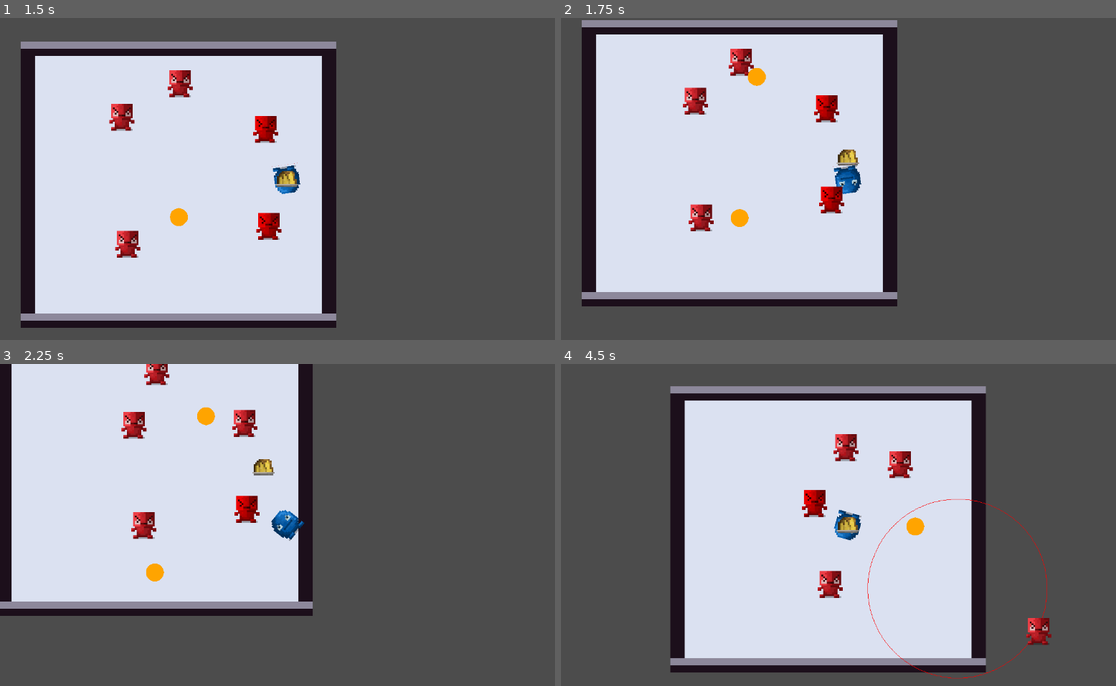
Above: before the commit, frames 1-4 (two rows, left to right).
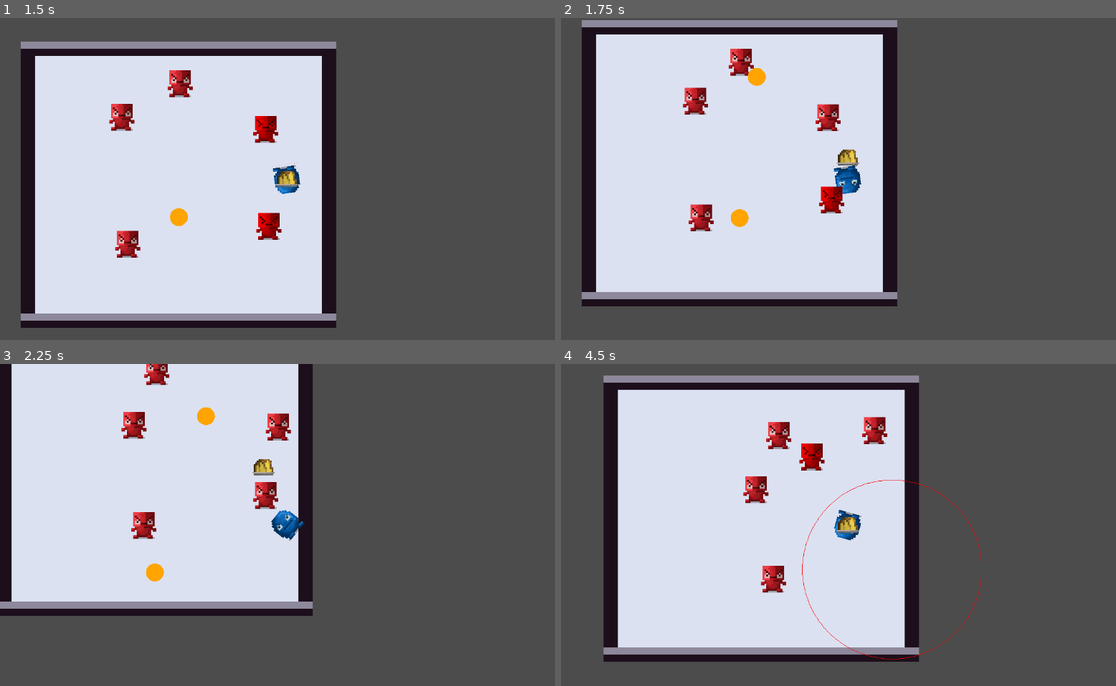
Above: after the commit, the same moments.

Repository: CertifiedIdiots/Bomber
Game: Godot game, scene res://Levels/Main.tscn
Same seed, same stepped clock (60 frames per second), same inputs: the game is played once before the commit and once after it.
Inputs (mouse positions are in pixels of both pictures, inside the frame that each line leads up to):
- Up to frame 1 (1.5 s): move the mouse to (410, 162) at 0.52 s; press the mouse at (410, 162) at 0.53 s; hold D (move_right) 0.53-1.28 s; move the mouse to (172, 195) at 1.27 s; release the mouse at (172, 195) at 1.28 s; hold Down (move_down) from 1.28 s (still down); right-click (172, 195) at 1.35 s
- Up to frame 2 (1.75 s): keep holding Down (move_down)
- Up to frame 3 (2.25 s): move the mouse to (344, 454) at 2.02 s; release Down (move_down) at 2.03 s; press the mouse at (344, 454) at 2.03 s; hold D (move_right) from 2.03 s (still down)
- Up to frame 4 (4.5 s): move the mouse to (821, 589) at 2.77 s; release D (move_right) at 2.78 s; release the mouse at (821, 589) at 2.78 s; hold W (move_up) 2.78-3.53 s; right-click (821, 589) at 2.85 s; move the mouse to (1021, 573) at 3.52 s; press the mouse at (1021, 573) at 3.53 s; hold A (move_left) from 3.53 s (still down); move the mouse to (677, 476) at 4.27 s; release the mouse at (677, 476) at 4.28 s; right-click (677, 476) at 4.35 s

Frame 1 is identical in both runs. In frame 2, 0.4% of the frame differs, in the area x 45-51%, y 24-36%; in frame 3, 1.3%; in frame 4, 36%, in the area x 7-89%, y 3-98%.

Commit message:
Store direction before attack

Diff:
--- a/Scripts/Enemy.gd
+++ b/Scripts/Enemy.gd
@@ -8,6 +8,7 @@
 var damaging = false
 var friction = 0.1
 var endpoint = null
+var direction = null
 
 var attack_scene = preload("res://Objects/Attack.tscn")
 
@@ -37,7 +38,6 @@
 
 func dash_attack():
 	var player = get_parent().get_node("Player")
-	var direction = player.global_position - self.global_position
 	var direction_range = direction.normalized()
 	endpoint = self.position + direction.normalized() * dash_length
 	self.last_dash = self.position
@@ -47,11 +47,11 @@
 
 func attack(target):
 	var player = get_parent().get_node("Player")
-	var direction = player.global_position - self.global_position
+	direction = player.global_position - self.global_position
 	if attack_cooldown <= 0:
 		$Sprite.modulate = Color(1, 0, 0)
 		stunned = 1.5
-		yield(get_tree().create_timer(1.0), "timeout")
+		yield(get_tree().create_timer(0.5), "timeout")
 		dash_attack()
 		attack_cooldown = rand_range(2.0, 4.0)
 		$Sprite.modulate = Color.white
